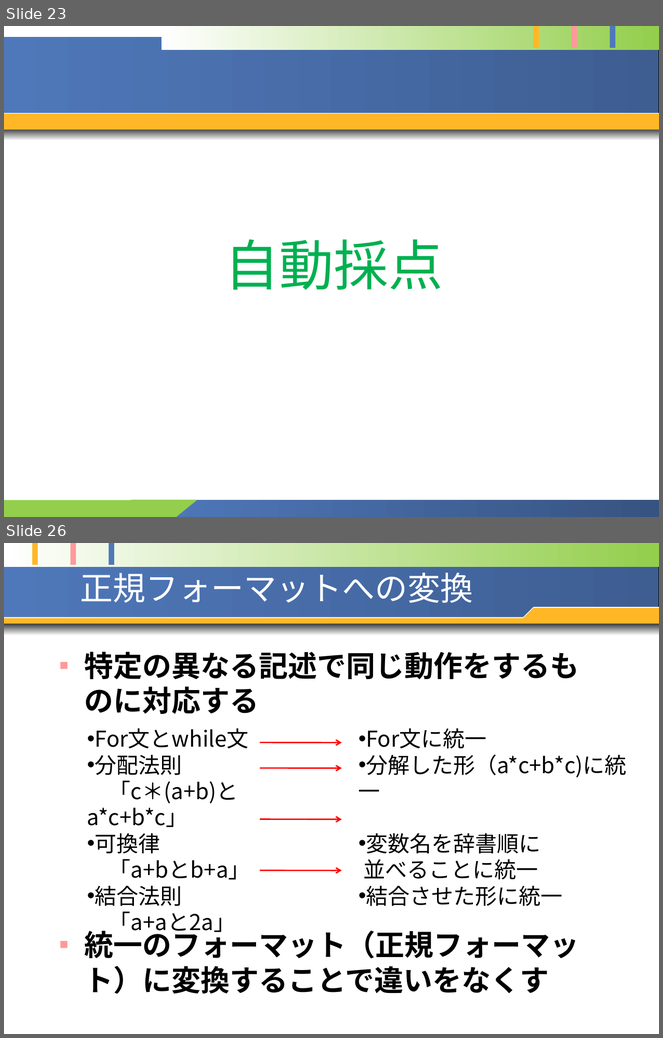
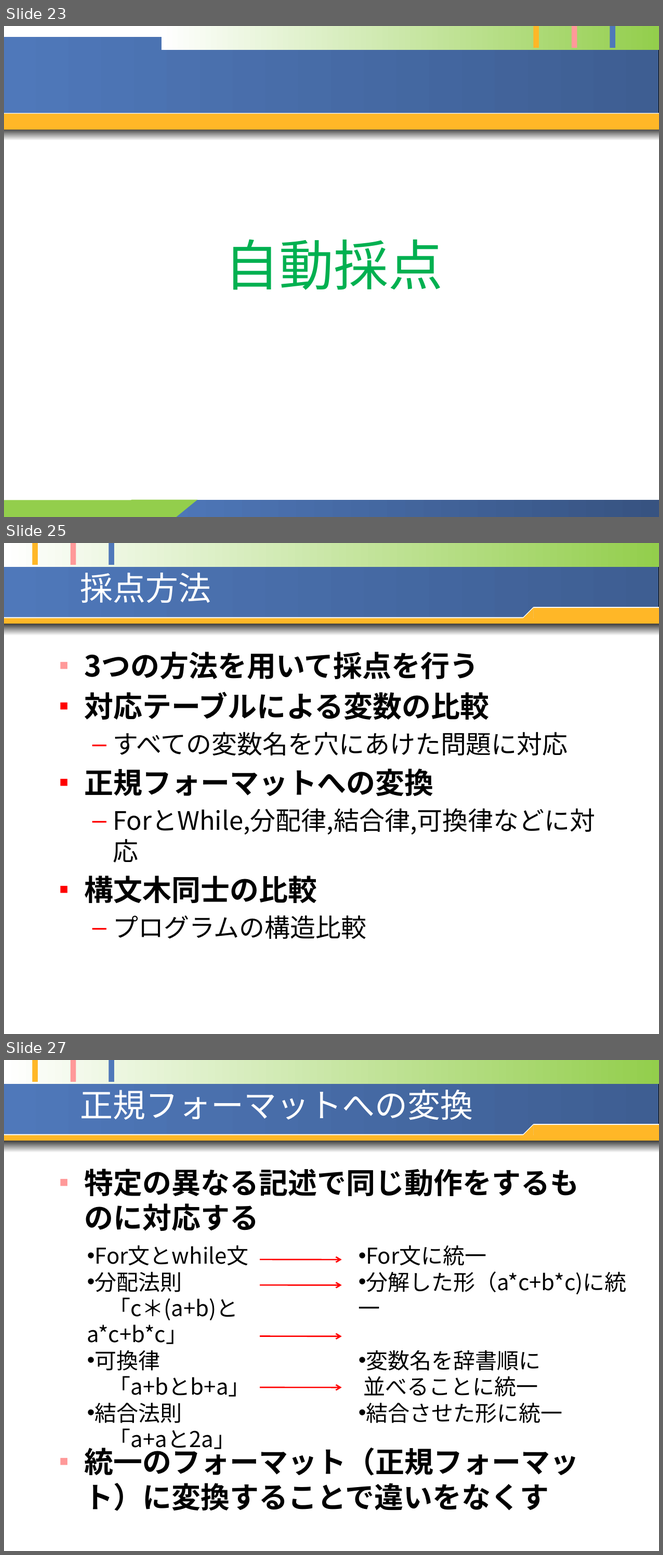
Before and after one commit to opu-yokotalab/learn-ari-thesis, a slide deck: pptx/20100127~発表資料1.pptx. Shown one above the other, each under a label of ours: slides 23 and 26 before the commit, slides 23, 25 and 27 after it; the slides between them are not shown. The pictures are 663x1038 and 663x1555 pixels, drawn with LibreOffice and Linux fonts; fonts in the diff are those of the drawing. Boxes give left, top, right and bottom in pixels: in the first picture for what was removed or moved away, otherwise in the second. Text is boxed around its words. In the diff, an @@ line names an element or a change of style, - is before the commit and + after.

```diff
--- a/pptx/20100127~発表資料1.pptx
+++ b/pptx/20100127~発表資料1.pptx
@@ slide 25 added at bbox=[4, 543, 659, 1034], background #FFFFFF; not listed: 12 template elements that a slide beside it also shows @@
@@ title added at bbox=[80, 573, 211, 603], 36 pt, text #FFFFFF @@
+採点方法
@@ text added at bbox=[84, 652, 595, 939], 28 pt, text #000000 @@
+■ 3つの方法を用いて採点を行う
+■ 対応テーブルによる変数の比較
+  – すべての変数名を穴にあけた問題に対応
+■ 正規フォーマットへの変換
+  – ForとWhile,分配律,結合律,可換律などに対応
+■ 構文木同士の比較
+  – プログラムの構造比較
@@ what was slide 26 is now slide 27 @@
```
Also in this commit, not shown: 17 slides changed, 17 other files.
